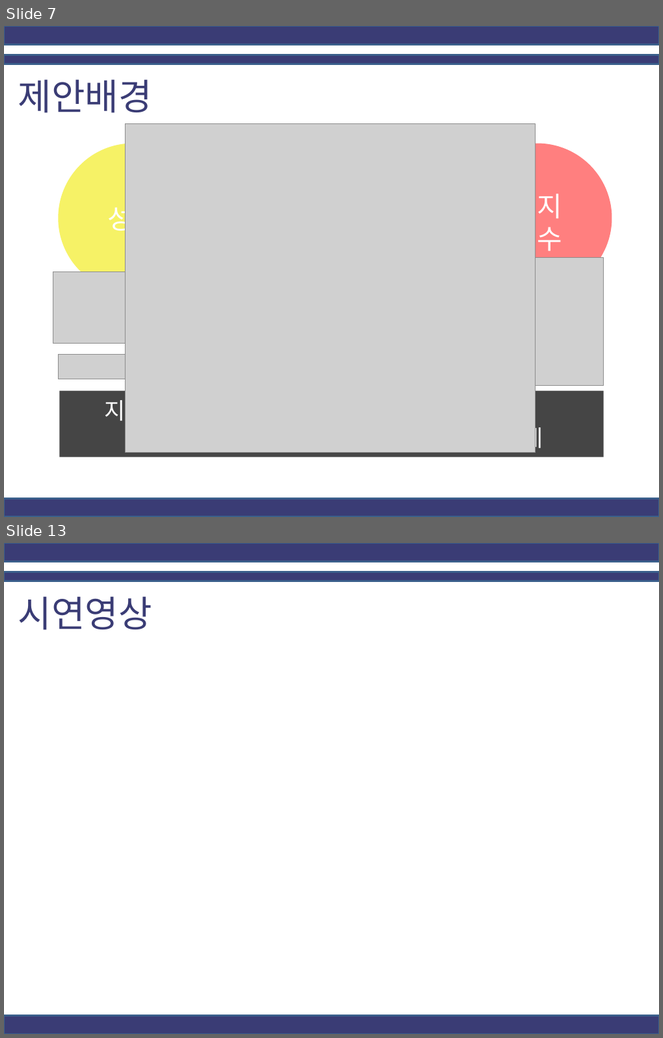
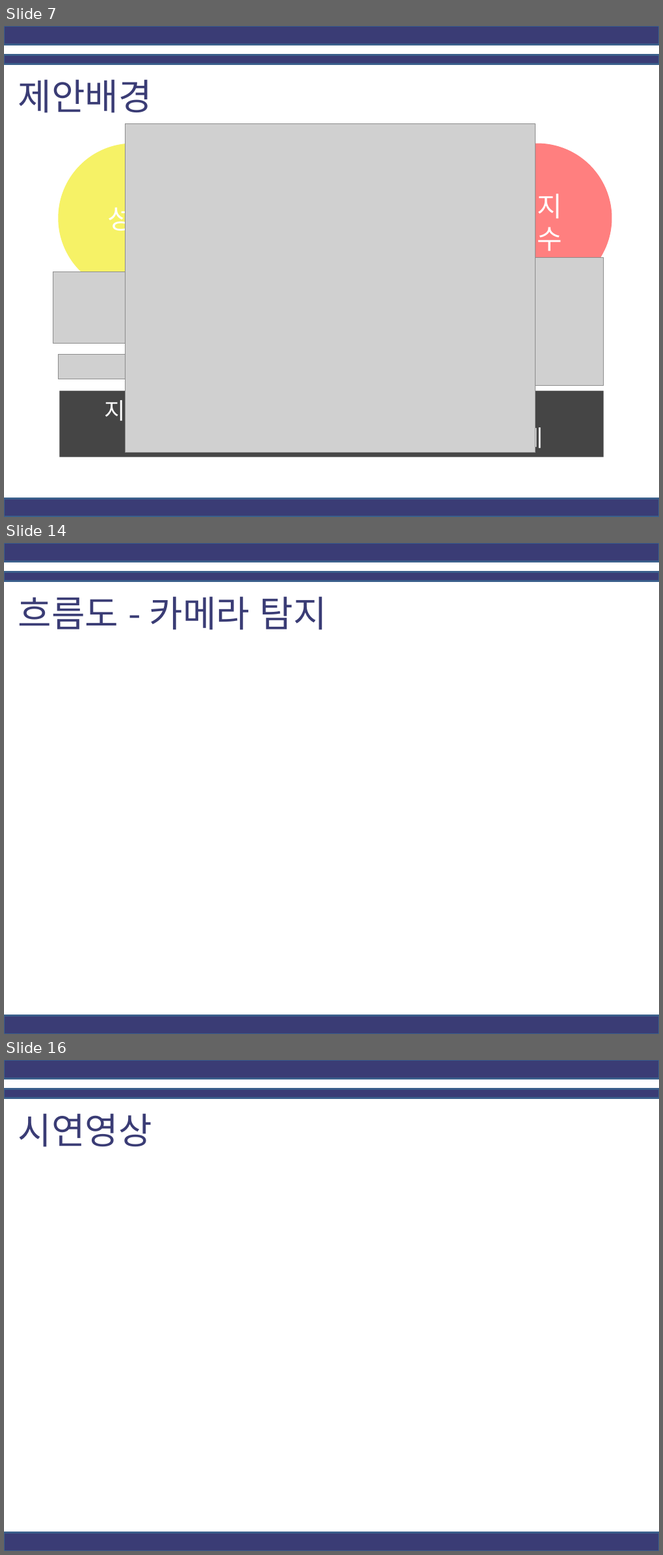
Before and after one commit to junwork123/Deep-Military-Camera, a slide deck: 확장성이 용이한 무인감시체계.pptx. Shown one above the other, each under a label of ours: slides 7 and 13 before the commit, slides 7, 14 and 16 after it; the slides between them are not shown. The pictures are 663x1038 and 663x1555 pixels, drawn with LibreOffice and Linux fonts; fonts in the diff are those of the drawing; grey boxes stand for pictures; background and template pictures are left out. Boxes give left, top, right and bottom in pixels: in the first picture for what was removed or moved away, otherwise in the second. Text is boxed around its words. In the diff, an @@ line names an element or a change of style, - is before the commit and + after.

Commit message:
ppt 흐름도 추가

```diff
--- a/확장성이 용이한 무인감시체계.pptx
+++ b/확장성이 용이한 무인감시체계.pptx
@@ slide 14 added at bbox=[4, 543, 659, 1034], background #FFFFFF; not listed: 3 template elements that a slide beside it also shows @@
@@ text added at bbox=[18, 596, 327, 630], 40 pt, text #3A3C75 @@
+흐름도 - 카메라 탐지
@@ what was slide 13 is now slide 16 @@
```
Also in this commit, not shown: 5 slides changed, 2 other slides added.
